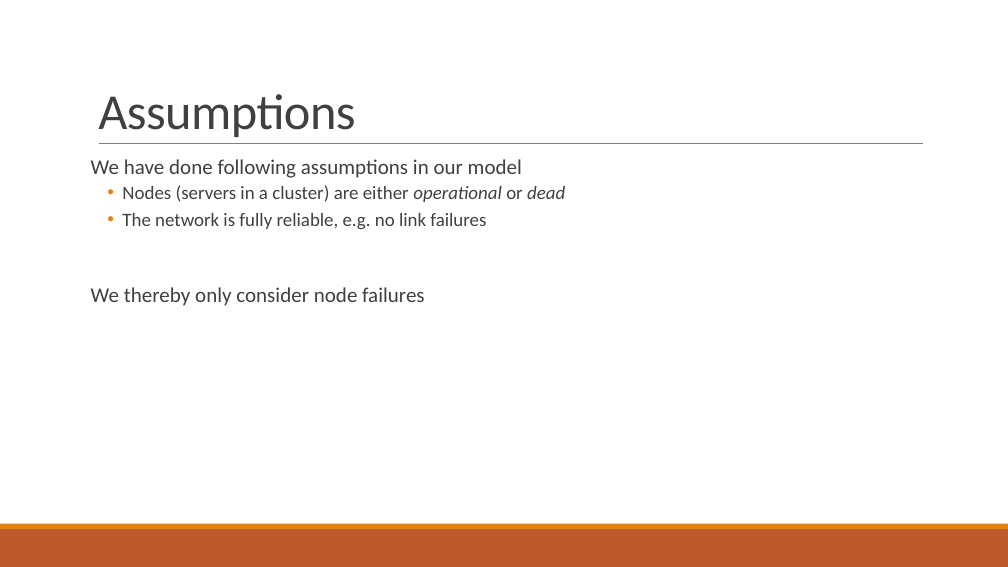
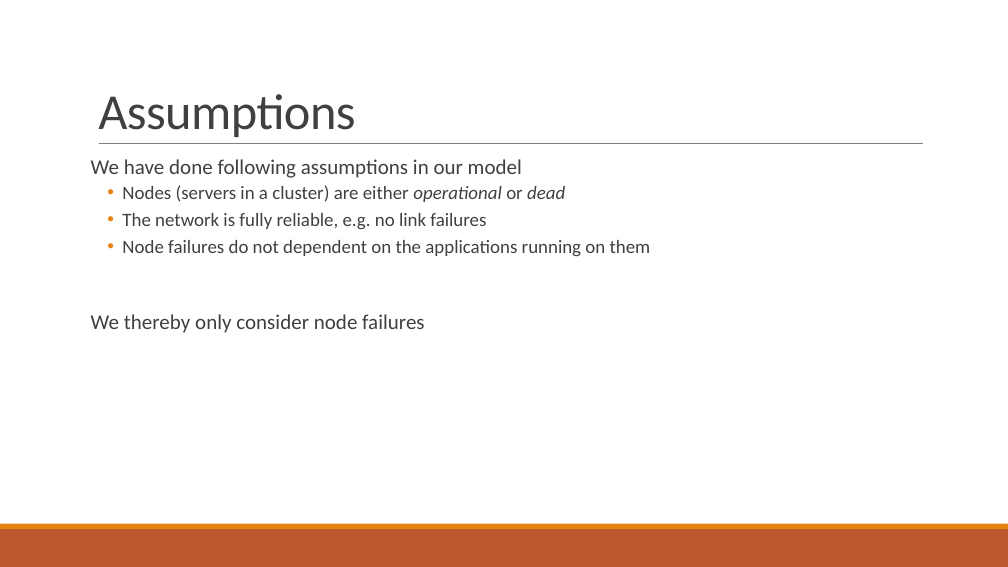
Before and after one commit to PStahl/master_thesis, a slide deck: slide 5 of presentation/presentation2.pptx. Drawn at 1008x567 pixels with LibreOffice and Linux fonts; fonts in the diff are those of the drawing. Boxes give left, top, right and bottom in pixels: in the first picture for what was removed or moved away, otherwise in the second. Text is boxed around its words. In the diff, an @@ line names an element or a change of style, - is before the commit and + after.

```diff
--- a/presentation/presentation2.pptx
+++ b/presentation/presentation2.pptx
@@ text at (122,240,651,257): paragraph added @@
+  • Node failures do not dependent on the applications running on them
```
Also in this commit, not shown: 5 other slides changed, 1 slide added.
